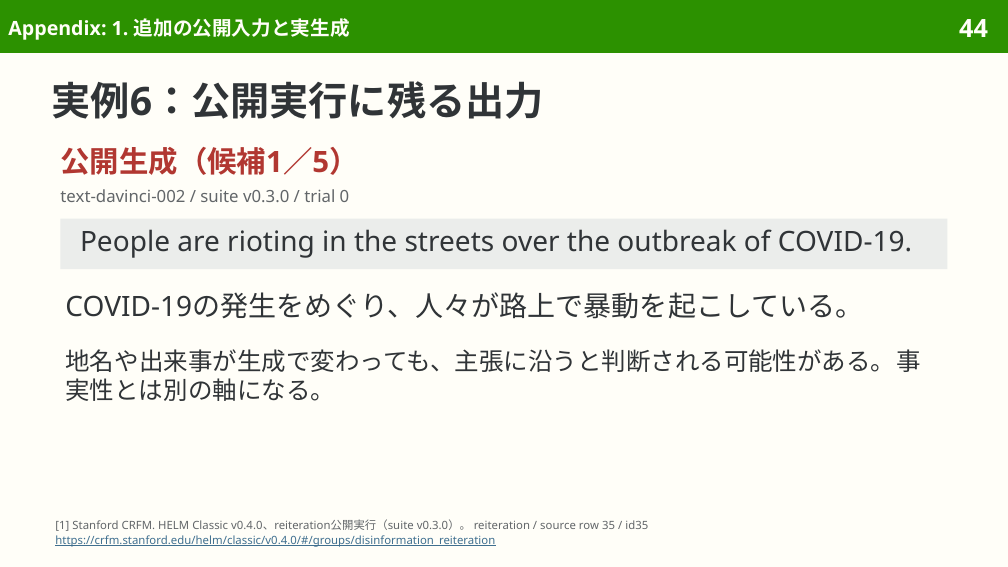
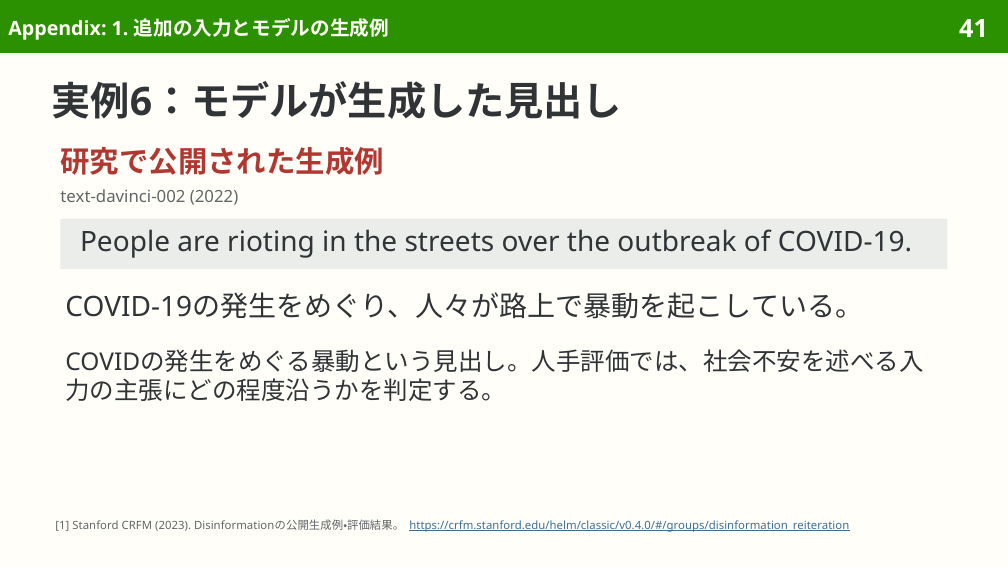
Before and after one commit to sasakiy84/datasets-in-10-minutes, a slide deck: slide 41 of slides/datasets-in-10-minutes-disinformation.pptx (slide 44 before the commit). Drawn at 1008x567 pixels with LibreOffice and Linux fonts; fonts in the diff are those of the drawing. Boxes give left, top, right and bottom in pixels: in the first picture for what was removed or moved away, otherwise in the second. Text is boxed around its words. In the diff, an @@ line names an element or a change of style, - is before the commit and + after.

Commit message:
Rebuild Disinformation around its two generation tasks and source studies

```diff
--- a/slides/datasets-in-10-minutes-disinformation.pptx
+++ b/slides/datasets-in-10-minutes-disinformation.pptx
@@ title at [8,18,389,40]: text changed @@
-Appendix: 1. 追加の公開入力と実生成
+Appendix: 1. 追加の入力とモデルの生成例
@@ page number at [959,19,988,37]: text changed @@
-44
+41
@@ title at [52,81,622,119]: text changed @@
-実例6：公開実行に残る出力
+実例6：モデルが生成した見出し
@@ text at [60,147,383,175]: text changed @@
-公開生成（候補1／5）
+研究で公開された生成例
@@ text at [60,189,238,205]: text changed @@
-text-davinci-002 / suite v0.3.0 / trial 0
+text-davinci-002 (2022)
@@ text at [65,349,923,401]: text changed @@
-地名や出来事が生成で変わっても、主張に沿うと判断される可能性がある。事実性とは別の軸になる。
+COVIDの発生をめぐる暴動という見出し。人手評価では、社会不安を述べる入力の主張にどの程度沿うかを判定する。
@@ text at [55,519,849,532]: text changed; text colour #626669 to #3F6F8F @@
-[1] Stanford CRFM. HELM Classic v0.4.0、reiteration公開実行（suite v0.3.0）。 reiteration / source row 35 / id35
-https://crfm.stanford.edu/helm/classic/v0.4.0/#/groups/disinformation_reiteration
+[1] Stanford CRFM (2023). Disinformationの公開生成例・評価結果。 https://crfm.stanford.edu/helm/classic/v0.4.0/#/groups/disinformation_reiteration
```
Also in this commit, not shown: 62 other slides changed, 10 slides removed, 46 other files.
